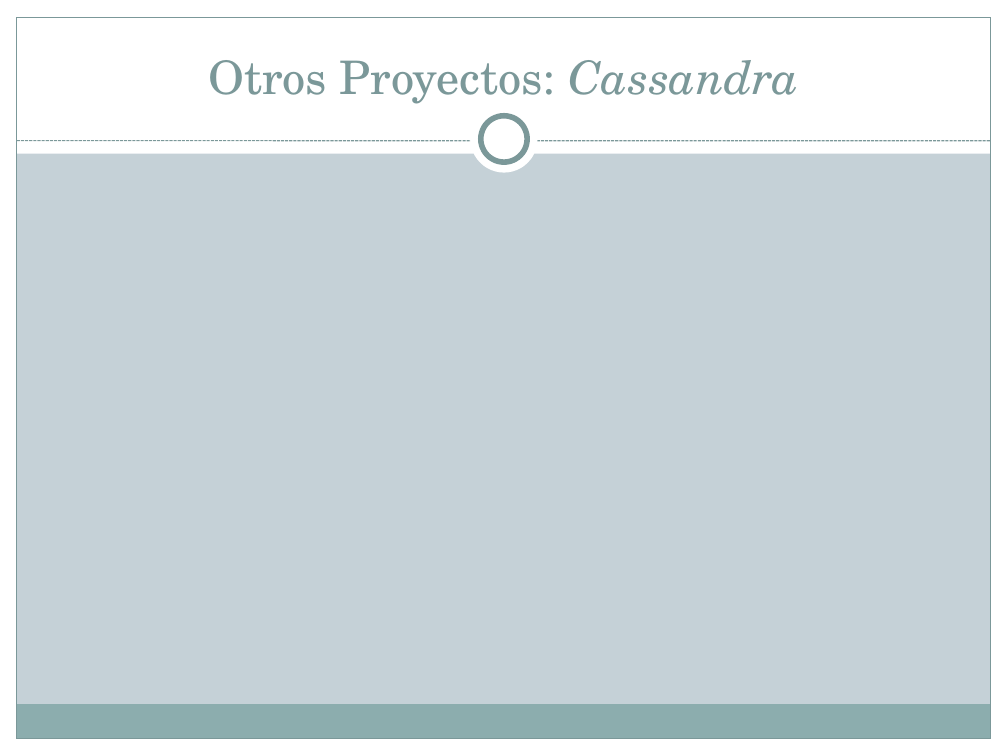
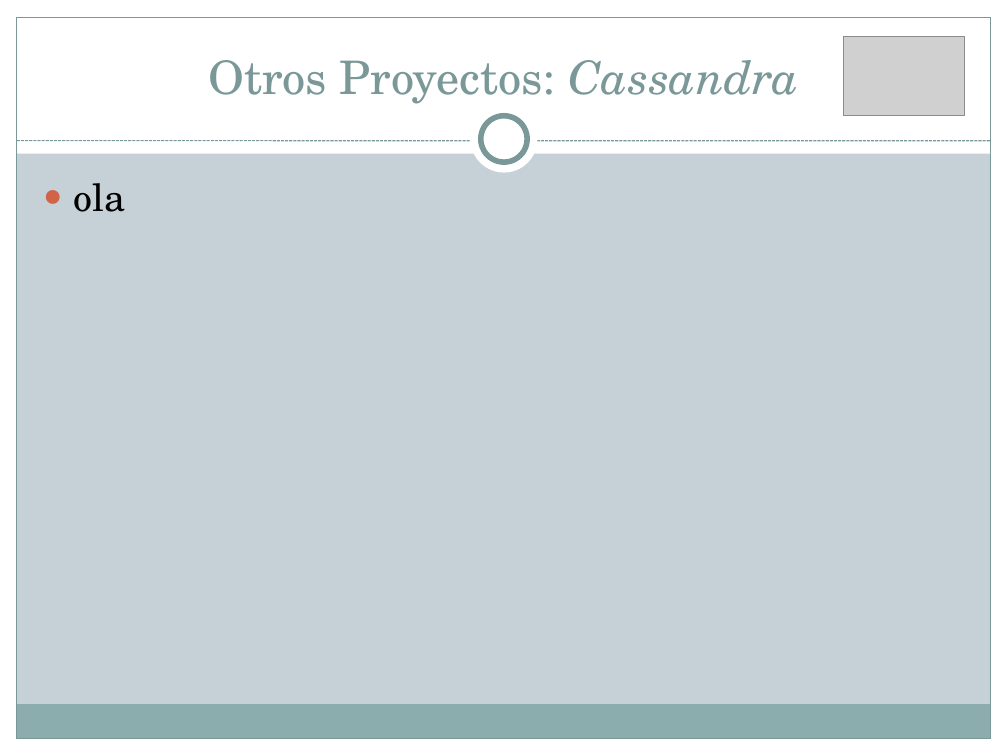
Before and after one commit to Transistores-de-silicio/Trabajo-MABD, a slide deck: slide 23 of BigTable.pptx. Drawn at 1008x756 pixels with LibreOffice and Linux fonts; fonts in the diff are those of the drawing; grey boxes stand for pictures. Boxes give left, top, right and bottom in pixels: in the first picture for what was removed or moved away, otherwise in the second. Text is boxed around its words. In the diff, an @@ line names an element or a change of style, - is before the commit and + after.

```diff
--- a/BigTable.pptx
+++ b/BigTable.pptx
@@ picture added at (844, 36, 965, 116) @@
@@ text added at (73, 183, 125, 212), 27 pt, text #000000 @@
+● ola
```
Also in this commit, not shown: 12 other slides changed, 9 other files.
